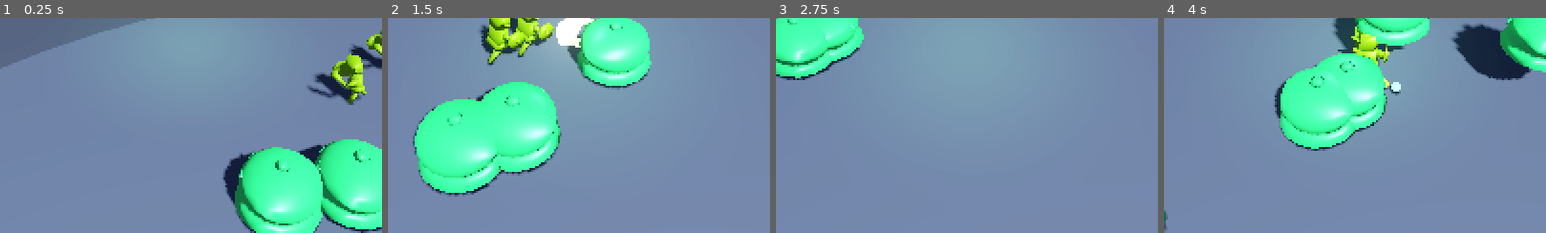
Above: before the commit, frames 1-4 (left to right).
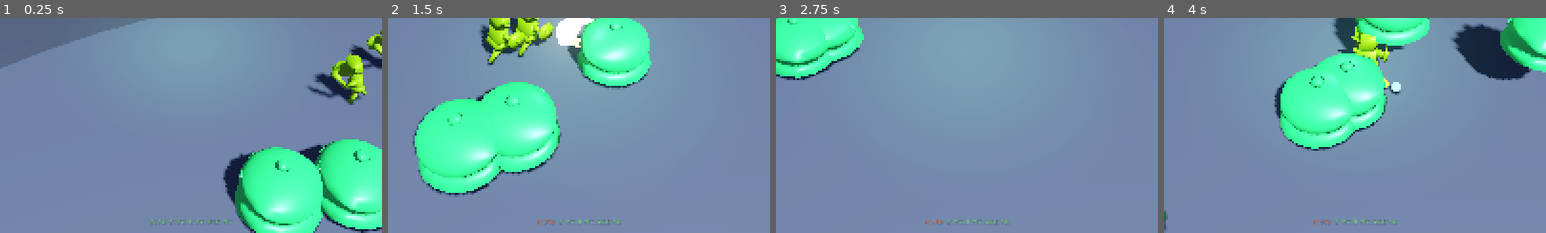
Above: after the commit, the same moments.

Repository: Gxforge/Espada-Anime-Isekai
Game: Godot game, scene res://scenes/Main.tscn
Two runs of this game, one before a commit and one after it. Both use one fixed random seed, a clock stepped at 60 frames per second and the inputs below.
Inputs (mouse positions are % of the whole screen's width and height, from its top left):
- Up to frame 1 (0.25 s): no input
- Up to frame 2 (1.5 s): tap Q (skill_whirlwind) at 0.5, 1.25 s; move the mouse to (72, 45) at 0.52 s; hold D (move_right) 0.53-1.28 s; click (72, 45) at 0.6 s; move the mouse to (30, 55) at 1.27 s; hold S (move_back) from 1.28 s (still down); click (30, 55) at 1.35 s
- Up to frame 3 (2.75 s): tap Q (skill_whirlwind) at 2 s; move the mouse to (60, 28) at 2.02 s; release S (move_back) at 2.03 s; hold D (move_right) from 2.03 s (still down); click (60, 28) at 2.1 s
- Up to frame 4 (4 s): tap Q (skill_whirlwind) at 2.75, 3.5 s; move the mouse to (45, 70) at 2.77 s; release D (move_right) at 2.78 s; hold W (move_forward) 2.78-3.53 s; click (45, 70) at 2.85 s; move the mouse to (80, 65) at 3.52 s; hold A (move_left) from 3.53 s (still down); click (80, 65) at 3.6 s
The pictures show only the part of the screen within x 25-75%, y 50-100%; the shares and areas given below are measured in that part.

The runs differ from the first frame. In frame 1, 0.2% of the frame differs, in the area x 39-61%, y 93-97%; in frame 2, 0.3%; in frame 3, 0.3%; in frame 4, 0.3%.

Commit message:
HUD pausa, cooldowns y guardado en respawn
- Menú pausa Esc con continuar/guardar/salir (process_mode ALWAYS)
- Indicadores de cooldown Q/E/R/Shift en HUD
- Guardado al reaparecer
- Tests headless: 70 passing

Diff:
--- a/godot_project/scripts/HUD.gd
+++ b/godot_project/scripts/HUD.gd
@@ -21,7 +21,11 @@
 var game_over_panel: Panel
 var game_over_label: Label
 
+var pause_panel: Panel
+var cd_labels: Dictionary = {}
+
 func _ready() -> void:
+	process_mode = Node.PROCESS_MODE_ALWAYS
 	_style_ui()
 	_build_extra_ui()
 
@@ -134,6 +138,8 @@
 	player.log_added.connect(_on_log)
 	if player.has_signal("player_died"):
 		player.player_died.connect(_on_player_died)
+	if player.has_signal("cooldowns_changed"):
+		player.cooldowns_changed.connect(_on_cooldowns_changed)
 	_on_hp(player.player_hp, player.player_max_hp)
 	_on_xp(player.current_xp, GameData.get_xp_required(player.sword_level), player.sword_level)
 	_on_gold(player.gold)
@@ -285,8 +291,12 @@
 	respawn_btn.pressed.connect(_on_respawn_pressed)
 	game_over_panel.add_child(respawn_btn)
 
+	_build_pause_ui()
+	_build_cooldown_ui()
+
 func _process(_delta: float) -> void:
 	_update_boss_bar()
+	_update_cooldowns()
 
 func _update_boss_bar() -> void:
 	if boss_panel == null:
@@ -314,3 +324,102 @@
 		player.respawn_player()
 	if game_over_panel:
 		game_over_panel.visible = false
+
+func _build_pause_ui() -> void:
+	var control := $Control
+	pause_panel = Panel.new()
+	pause_panel.name = "PausePanel"
+	pause_panel.visible = false
+	pause_panel.set_anchors_preset(Control.PRESET_FULL_RECT)
+	var sb := StyleBoxFlat.new()
+	sb.bg_color = Color(0.02,0.02,0.04,0.72)
+	pause_panel.add_theme_stylebox_override("panel", sb)
+	control.add_child(pause_panel)
+
+	var box := VBoxContainer.new()
+	box.anchor_left = 0.5; box.anchor_right = 0.5
+	box.anchor_top = 0.5; box.anchor_bottom = 0.5
+	box.offset_left = -140; box.offset_right = 140
+	box.offset_top = -120; box.offset_bottom = 120
+	box.add_theme_constant_override("separation", 10)
+	pause_panel.add_child(box)
+
+	var title := Label.new()
+	title.text = "PAUSA"
+	title.horizontal_alignment = HORIZONTAL_ALIGNMENT_CENTER
+	title.add_theme_font_size_override("font_size", 32)
+	title.add_theme_color_override("font_color", Color(1,0.9,0.7,1))
+	box.add_child(title)
+
+	var resume := Button.new(); resume.text = "Continuar"; _style_button(resume); resume.pressed.connect(_on_resume_pressed); box.add_child(resume)
+	var saveb := Button.new(); saveb.text = "Guardar"; _style_button(saveb); saveb.pressed.connect(_on_save_pressed); box.add_child(saveb)
+	var quitb := Button.new(); quitb.text = "Salir al escritorio"; _style_button(quitb); quitb.pressed.connect(_on_quit_pressed); box.add_child(quitb)
+
+func _build_cooldown_ui() -> void:
+	var control := $Control
+	var panel := HBoxContainer.new()
+	panel.name = "CooldownPanel"
+	panel.anchor_left = 0.5; panel.anchor_right = 0.5
+	panel.anchor_top = 1.0; panel.anchor_bottom = 1.0
+	panel.offset_left = -180; panel.offset_right = 180
+	panel.offset_top = -44; panel.offset_bottom = -12
+	panel.alignment = BoxContainer.ALIGNMENT_CENTER
+	panel.add_theme_constant_override("separation", 8)
+	control.add_child(panel)
+	for item in [["Q","whirlwind"],["E","swordWave"],["R","ultimate"],["Shift","dash"]]:
+		var lbl := Label.new()
+		lbl.text = "%s: OK" % item[0]
+		lbl.add_theme_font_size_override("font_size", 12)
+		lbl.add_theme_color_override("font_color", Color(0.9,0.95,1.0,0.9))
+		lbl.add_theme_color_override("font_outline_color", Color(0,0,0,0.7))
+		lbl.add_theme_constant_override("outline_size", 2)
+		panel.add_child(lbl)
+		cd_labels[item[1]] = lbl
+
+func _input(event: InputEvent) -> void:
+	if event.is_action_pressed("ui_cancel"):
+		_toggle_pause()
+
+func _toggle_pause() -> void:
+	if game_over_panel and game_over_panel.visible:
+		return
+	var paused := not get_tree().paused
+	get_tree().paused = paused
+	if pause_panel:
+		pause_panel.visible = paused
+
+func _on_resume_pressed() -> void:
+	get_tree().paused = false
+	if pause_panel: pause_panel.visible = false
+
+func _on_save_pressed() -> void:
+	if player and has_node("/root/SaveSystem"):
+		get_node("/root/SaveSystem").save_game(player)
+		_on_log("Partida guardada.", "upgrade")
+
+func _on_quit_pressed() -> void:
+	if player and has_node("/root/SaveSystem"):
+		get_node("/root/SaveSystem").save_game(player)
+	get_tree().quit()
+
+func _on_cooldowns_changed(_cds: Dictionary) -> void:
+	_update_cooldowns()
+
+func _update_cooldowns() -> void:
+	if player == null:
+		return
+	var cds = player.get("cooldowns")
+	if cds == null:
+		return
+	var map = {"Q":"whirlwind","E":"swordWave","R":"ultimate","Shift":"dash"}
+	for key in map.keys():
+		var id = map[key]
+		if cd_labels.has(id):
+			var v = float(cds.get(id, 0.0))
+			var lbl: Label = cd_labels[id]
+			if v > 0.05:
+				lbl.text = "%s: %.1fs" % [key, v]
+				lbl.add_theme_color_override("font_color", Color(1.0,0.6,0.5,0.95))
+			else:
+				lbl.text = "%s: OK" % key
+				lbl.add_theme_color_override("font_color", Color(0.6,1.0,0.7,0.95))
--- a/godot_project/scripts/Player.gd
+++ b/godot_project/scripts/Player.gd
@@ -324,6 +324,8 @@
 	invuln_timer = 2.0
 	hp_changed.emit(player_hp, player_max_hp)
 	log_added.emit("¡La Forja Ancestral te restaura!", "upgrade")
+	if has_node("/root/SaveSystem"):
+		get_node("/root/SaveSystem").save_game(self)
 
 func gain_experience(amount: int) -> void:
 	current_xp += amount
--- a/godot_project/tests/run_tests.gd
+++ b/godot_project/tests/run_tests.gd
@@ -17,6 +17,7 @@
 	test_sword_builder()
 	test_player_new_features()
 	test_monster_boss_ai()
+	test_hud_pause_and_cooldowns()
 	print("=== RESULTS: %d passed, %d failed ===" % [passes, failures.size()])
 	for f in failures:
 		print("FAIL: ", f)
@@ -142,3 +143,10 @@
 	assert_true(src.find("func _boss_ai") != -1, "Monster has boss AI")
 	assert_true(src.find("telegraph_slam") != -1, "Boss has slam telegraph")
 	assert_true(src.find("telegraph_charge") != -1, "Boss has charge telegraph")
+
+func test_hud_pause_and_cooldowns() -> void:
+	var f = FileAccess.open("res://scripts/HUD.gd", FileAccess.READ)
+	var src = f.get_as_text(); f.close()
+	assert_true(src.find("_build_pause_ui") != -1, "HUD has pause UI")
+	assert_true(src.find("_build_cooldown_ui") != -1, "HUD has cooldown UI")
+	assert_true(src.find("get_tree().paused") != -1, "HUD toggles pause")
Not shown, changed: docs/CHANGELOG.md
Not shown, changed: docs/FINAL_AUDIT.md
